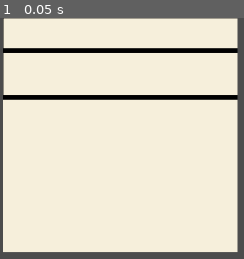
Above: before the commit, frame 1.
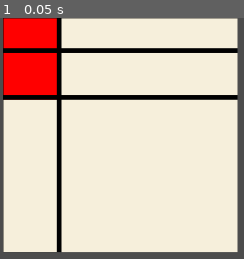
Above: after the commit, the same moment.

Repository: PerMalmberg/BookOfShaders-Godot
Game: Godot game, scene res://07/07.tscn
Two runs of this game, one before a commit and one after it. Both use one fixed random seed, a clock stepped at 60 frames per second and the inputs below.
Inputs:
- Up to frame 1 (0.05 s): no input

The runs differ from the first frame. In frame 1, 9.2% of the frame differs, in the area x 1-26%, y 0-98%.

Commit message:
Learning...

Diff:
--- a/07/07_rect.shader
+++ b/07/07_rect.shader
@@ -46,24 +46,19 @@
 }
 
 // margins: x: left, y: upper, z: right, w: lower
-vec3 rect_margin(vec2 coord, in vec4 corners, float gradient_amount)
+vec3 rect(vec2 coord, in vec2 lower_left_corner, in vec2 upper_right_corner, float gradient_amount)
 {
-	return rect_impl(coord, vec2(corners.x, corners.w), vec2(corners.z, corners.y), gradient_amount);
+	return rect_impl(coord, lower_left_corner, upper_right_corner, gradient_amount);
 }
 
 vec3 rect_outline(vec2 coord, vec2 lower_left_corner, vec2 upper_right_corner, float width, float gradient_amount)
 {
-	// Draw two triagles, one inside the other to create an outline.
-	vec3 outer = rect_margin(coord, vec4(lower_left_corner.x,
-											 upper_right_corner.y,
-											 upper_right_corner.x,
-											 lower_left_corner.y),
+	// Draw two recatangles, one inside the other to create an outline.
+	vec3 outer = rect(coord, lower_left_corner, upper_right_corner,
 											 gradient_amount);
 
-	vec3 inner = rect_margin(coord, vec4(lower_left_corner.x + width,
-											 upper_right_corner.y - width,
-											 upper_right_corner.x - width,
-											 lower_left_corner.y + width),
+	vec3 inner = rect(coord, vec2(lower_left_corner.x + width, lower_left_corner.y + width),
+							 vec2(upper_right_corner.x - width, upper_right_corner.y - width),
 											 gradient_amount);
 
 	return outer - inner;
@@ -77,9 +72,16 @@
 	float gradient_amount = 0.002;
 	float line_width = 0.02;
 
-	vec3 intensity = rect_outline(uv, vec2(-line_width, 0.85), vec2(1.1, 1.0 + line_width), line_width, gradient_amount);
+	vec3 intensity = rect(uv, vec2(0.0, 0.65), vec2(0.25, 1.0), gradient_amount);
+	color = mix(color, red, intensity);
+
+	intensity = rect_outline(uv, vec2(-line_width, 0.85), vec2(1.1, 1.0 + line_width), line_width, gradient_amount);
 	color = mix(color, black, intensity);
+
 	intensity = rect_outline(uv, vec2(-line_width, 0.65), vec2(1.1, 1.0 + line_width), line_width, gradient_amount);
+	color = mix(color, black, intensity);
+
+	intensity = rect_outline(uv, vec2(-line_width, -line_width), vec2(0.25, 1.0 + line_width), line_width, gradient_amount);
 	color = mix(color, black, intensity);
 
 
